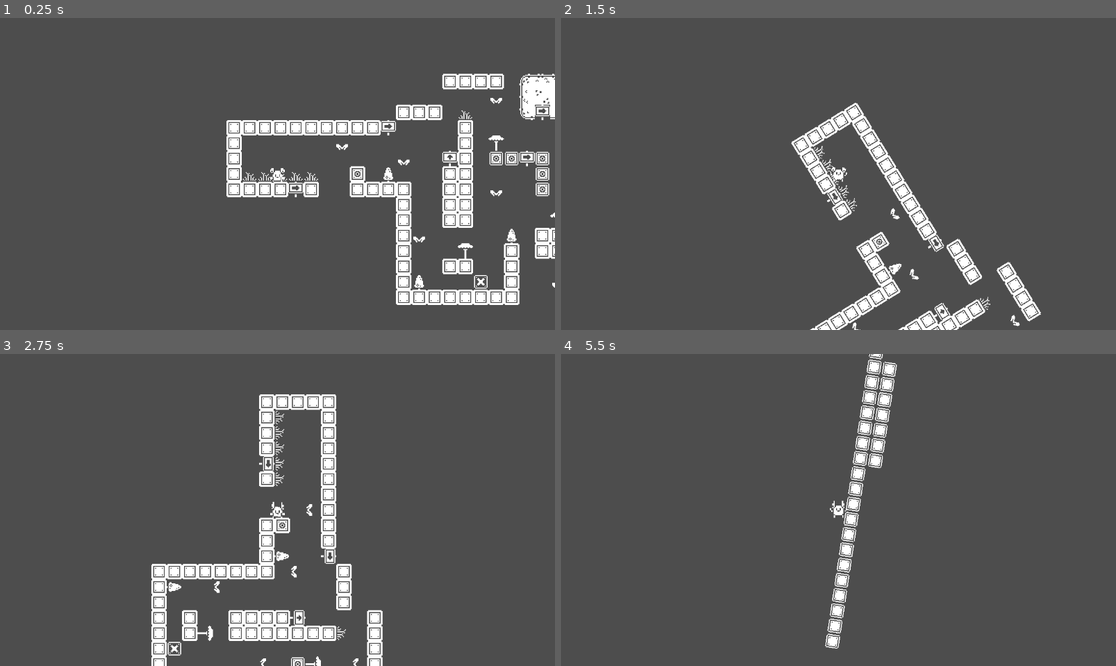
Above: before the commit, frames 1-4 (two rows, left to right).
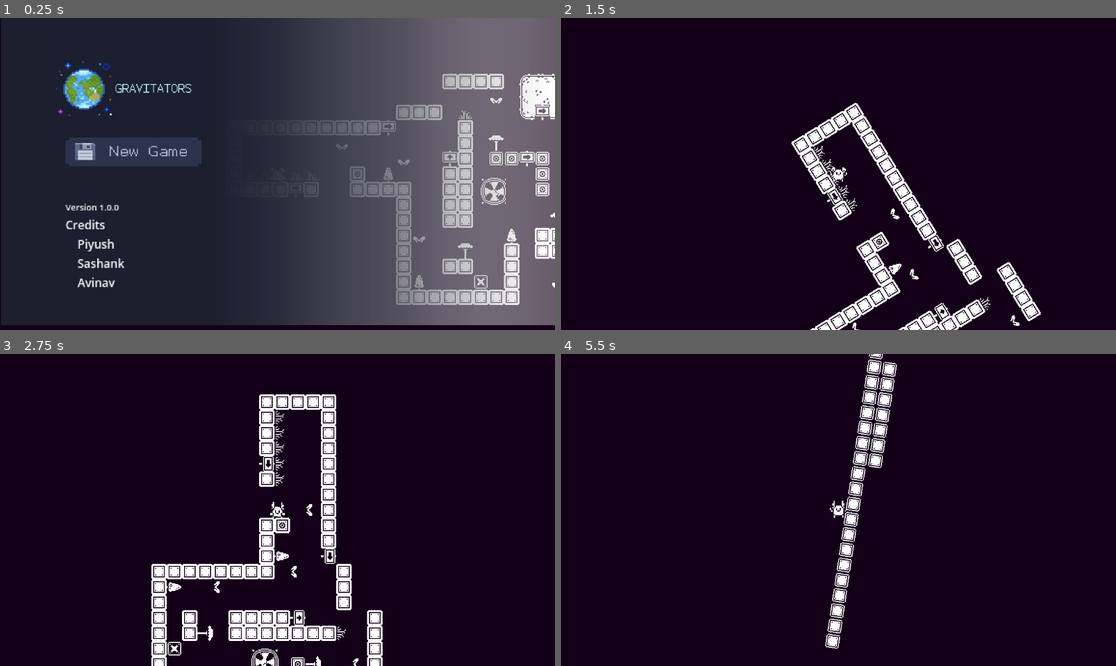
Above: after the commit, the same moments.

Repository: thehaudedai/gravitators
Game: Godot game, scene res://scenes/game.tscn
Two runs of this game, one before a commit and one after it. Both use one fixed random seed, a clock stepped at 60 frames per second and the inputs below.
Inputs (mouse positions are in pixels of both pictures, inside the frame that each line leads up to):
- Up to frame 1 (0.25 s): no input
- Up to frame 2 (1.5 s): click (694, 152) at 0.52 s; hold Right (gravity_right) from 1.28 s (still down)
- Up to frame 3 (2.75 s): keep holding Right (gravity_right); tap W (ui_up) at 1.52, 2.27 s
- Up to frame 4 (5.5 s): release Right (gravity_right) at 2.78 s; hold Left (gravity_left) 2.78-3.53 s; hold Right (gravity_right) 3.53-5.03 s; tap W (ui_up) at 3.77, 4.52, 5.27 s; hold Left (gravity_left) from 5.03 s (still down)

The runs differ from the first frame. In frame 1, 79% of the frame differs, in the area x 0-100%, y 0-100%; in frame 2, 96%; in frame 3, 94%; in frame 4, 98%.

Commit message:
first commit

Diff:
--- a/project.godot
+++ b/project.godot
@@ -13,6 +13,7 @@
 config/name="Gravitator"
 run/main_scene="uid://dj4h63jni4338"
 config/features=PackedStringArray("4.5", "GL Compatibility")
+boot_splash/image="uid://cua0p0sb8x8qs"
 config/icon="res://icon.svg"
 run/canvas_textures/default_texture_filter=0
 
--- /dev/null
+++ b/scenes/area_2d.gd
@@ -0,0 +1,17 @@
+extends Area2D
+
+@onready var label: Label = $Label
+
+# Called when the node enters the scene tree for the first time.
+func _ready() -> void:
+	pass # Replace with function body.
+
+
+# Called every frame. 'delta' is the elapsed time since the previous frame.
+func _process(delta: float) -> void:
+	pass
+
+
+func _on_body_entered(body: Node2D) -> void:
+	if body.has_method("teleport"):
+		label.visible = true
--- a/scenes/game.tscn
+++ b/scenes/game.tscn
@@ -1,9 +1,15 @@
-[gd_scene load_steps=7 format=4 uid="uid://dj4h63jni4338"]
+[gd_scene load_steps=16 format=4 uid="uid://dj4h63jni4338"]
 
 [ext_resource type="Script" uid="uid://xb4l32frqyop" path="res://script/world.gd" id="1_lbhrr"]
 [ext_resource type="Texture2D" uid="uid://cvbvcydxh0buo" path="res://assets/tilemap/Uncut_Tilemap.png" id="1_yqjtg"]
 [ext_resource type="PackedScene" uid="uid://bvt0mh6vmd8fc" path="res://scenes/tekeport.tscn" id="3_lnu2h"]
 [ext_resource type="PackedScene" uid="uid://cglc13l5a41cx" path="res://scenes/character.tscn" id="4_lbhrr"]
+[ext_resource type="PackedScene" uid="uid://bqs4l1kpueu4b" path="res://scenes/teleport_receiver.tscn" id="5_iywne"]
+[ext_resource type="Script" uid="uid://cm1i3ovs68rub" path="res://scenes/main_menu.gd" id="7_0tnpc"]
+[ext_resource type="AudioStream" uid="uid://cotsjhsmsp5kb" path="res://assets/music/music-1.mp3" id="7_u5sy4"]
+[ext_resource type="Texture2D" uid="uid://cnj3qxi36kwg5" path="res://assets/sprite/new-game.png" id="8_gee14"]
+[ext_resource type="Texture2D" uid="uid://cua0p0sb8x8qs" path="res://assets/sprite/menu-screen.png" id="8_vtaks"]
+[ext_resource type="Script" uid="uid://b7xk7hc7m8y34" path="res://scenes/area_2d.gd" id="10_vtaks"]
 
 [sub_resource type="TileSetAtlasSource" id="TileSetAtlasSource_lbhrr"]
 texture = ExtResource("1_yqjtg")
@@ -433,18 +439,33 @@
 physics_layer_0/collision_layer = 1
 sources/0 = SubResource("TileSetAtlasSource_lbhrr")
 
+[sub_resource type="Gradient" id="Gradient_vtaks"]
+offsets = PackedFloat32Array(0, 0.37984496, 0.49612403, 0.73255813, 1)
+colors = PackedColorArray(0.11372549, 0.12156863, 0.18431373, 1, 0.11372549, 0.12156863, 0.18431373, 1, 0.16911763, 0.17647058, 0.2352941, 0.9602941, 0.40453428, 0.4098039, 0.45196074, 0.79154414, 1, 1, 1, 0.3647059)
+
+[sub_resource type="GradientTexture1D" id="GradientTexture1D_kvpfn"]
+gradient = SubResource("Gradient_vtaks")
+
+[sub_resource type="RectangleShape2D" id="RectangleShape2D_kvpfn"]
+size = Vector2(103.75, 132)
+
 [node name="Node2D" type="Node2D"]
 script = ExtResource("1_lbhrr")
 metadata/_edit_vertical_guides_ = [778.0]
 metadata/_edit_horizontal_guides_ = [-87.0]
 
+[node name="ColorRect" type="ColorRect" parent="."]
+offset_left = -6329.0
+offset_top = -4941.0
+offset_right = 7833.0
+offset_bottom = 5239.0
+color = Color(0.07450981, 0, 0.09411765, 1)
+
 [node name="UNCUT" type="TileMapLayer" parent="."]
 position = Vector2(1, -5)
 tile_map_data = PackedByteArray("AAD7/wIAAAAJAAAAAAD8/wIAAAAJAAAAAAD9/wIAAAAJAAAAAAD+/wIAAAANAAMAAAD//wIAAAAJAAAAAAACAA …(39696 unchanged characters)…
 tile_set = SubResource("TileSet_iywne")
 
-[node name="CUT" type="TileMapLayer" parent="."]
-
 [node name="tekeport" parent="." instance=ExtResource("3_lnu2h")]
 position = Vector2(907, -70)
 
@@ -454,4 +475,154 @@
 [node name="CharacterBody2D2" parent="." instance=ExtResource("4_lbhrr")]
 position = Vector2(-42, 12)
 
+[node name="Teleporters" type="Node2D" parent="."]
+
+[node name="tekeport" parent="Teleporters" instance=ExtResource("3_lnu2h")]
+position = Vector2(183, 38)
+
+[node name="TeleportReceiver" parent="Teleporters/tekeport" instance=ExtResource("5_iywne")]
+position = Vector2(225, -97)
+
+[node name="tekeport2" parent="Teleporters" instance=ExtResource("3_lnu2h")]
+position = Vector2(363, 251)
+
+[node name="TeleportReceiver" parent="Teleporters/tekeport2" instance=ExtResource("5_iywne")]
+position = Vector2(185, -332)
+
+[node name="tekeport3" parent="Teleporters" instance=ExtResource("3_lnu2h")]
+position = Vector2(882, 6)
+
+[node name="TeleportReceiver2" parent="Teleporters/tekeport3" instance=ExtResource("5_iywne")]
+position = Vector2(193, -219)
+
+[node name="tekeport4" parent="Teleporters" instance=ExtResource("3_lnu2h")]
+position = Vector2(1350, -437)
+
+[node name="TeleportReceiver" parent="Teleporters/tekeport4" instance=ExtResource("5_iywne")]
+position = Vector2(-232, -120)
+
+[node name="tekeport5" parent="Teleporters" instance=ExtResource("3_lnu2h")]
+position = Vector2(841, -837)
+
+[node name="TeleportReceiver" parent="Teleporters/tekeport5" instance=ExtResource("5_iywne")]
+position = Vector2(296, 551)
+
+[node name="tekeport6" parent="Teleporters" instance=ExtResource("3_lnu2h")]
+position = Vector2(1123, -513)
+
+[node name="TeleportReceiver" parent="Teleporters/tekeport6" instance=ExtResource("5_iywne")]
+position = Vector2(291, -392)
+
+[node name="tekeport7" parent="Teleporters" instance=ExtResource("3_lnu2h")]
+position = Vector2(1769, -1279)
+
+[node name="TeleportReceiver2" parent="Teleporters/tekeport7" instance=ExtResource("5_iywne")]
+position = Vector2(279, 282)
+
+[node name="tekeport8" parent="Teleporters" instance=ExtResource("3_lnu2h")]
+position = Vector2(1432, -1331)
+
+[node name="TeleportReceiver" parent="Teleporters/tekeport8" instance=ExtResource("5_iywne")]
+position = Vector2(62, 385)
+
+[node name="tekeport9" parent="Teleporters" instance=ExtResource("3_lnu2h")]
+position = Vector2(2129, -1112)
+
+[node name="TeleportReceiver2" parent="Teleporters/tekeport9" instance=ExtResource("5_iywne")]
+position = Vector2(-414, -158)
+
+[node name="AudioStreamPlayer" type="AudioStreamPlayer" parent="."]
+stream = ExtResource("7_u5sy4")
+autoplay = true
+
+[node name="Mainmenu" type="MarginContainer" parent="."]
+offset_left = -329.0
+offset_top = -152.0
+offset_right = 246.0
+offset_bottom = 178.0
+scale = Vector2(1, 0.9940761)
+script = ExtResource("7_0tnpc")
+
+[node name="TextureRect" type="TextureRect" parent="Mainmenu"]
+layout_mode = 2
+texture = SubResource("GradientTexture1D_kvpfn")
+
+[node name="HBoxContainer" type="HBoxContainer" parent="Mainmenu"]
+layout_mode = 2
+size_flags_horizontal = 0
+size_flags_stretch_ratio = 6.52
+
+[node name="MarginContainer" type="MarginContainer" parent="Mainmenu/HBoxContainer"]
+layout_mode = 2
+theme_override_constants/margin_left = 50
+theme_override_constants/margin_right = 51
+
+[node name="VBoxContainer" type="VBoxContainer" parent="Mainmenu/HBoxContainer/MarginContainer"]
+layout_mode = 2
+alignment = 1
+
+[node name="Logo" type="TextureRect" parent="Mainmenu/HBoxContainer/MarginContainer/VBoxContainer"]
+clip_contents = true
+custom_minimum_size = Vector2(158, 94)
+layout_mode = 2
+texture = ExtResource("8_vtaks")
+expand_mode = 1
+
+[node name="MarginContainer" type="MarginContainer" parent="Mainmenu/HBoxContainer/MarginContainer/VBoxContainer"]
+layout_mode = 2
+theme_override_constants/margin_left = 17
+
+[node name="VBoxContainer" type="VBoxContainer" parent="Mainmenu/HBoxContainer/MarginContainer/VBoxContainer/MarginContainer"]
+layout_mode = 2
+
+[node name="New Game" type="TextureButton" parent="Mainmenu/HBoxContainer/MarginContainer/VBoxContainer/MarginContainer/VBoxContainer"]
+texture_filter = 1
+custom_minimum_size = Vector2(11, 30)
+layout_mode = 2
+texture_normal = ExtResource("8_gee14")
+ignore_texture_size = true
+stretch_mode = 0
+
+[node name="Version" type="Label" parent="Mainmenu/HBoxContainer/MarginContainer/VBoxContainer/MarginContainer/VBoxContainer"]
+layout_mode = 2
+theme_override_font_sizes/font_size = 9
+text = "
+
+Version 1.0.0"
+
+[node name="Credits" type="Label" parent="Mainmenu/HBoxContainer/MarginContainer/VBoxContainer/MarginContainer/VBoxContainer"]
+texture_filter = 1
+texture_repeat = 2
+layout_mode = 2
+theme_override_font_sizes/font_size = 12
+text = "Credits
+    Piyush
+    Sashank
+    Avinav"
+
+[node name="Panorama" type="TextureRect" parent="Mainmenu/HBoxContainer"]
+layout_mode = 2
+
+[node name="Area2D" type="Area2D" parent="."]
+script = ExtResource("10_vtaks")
+
+[node name="CollisionShape2D" type="CollisionShape2D" parent="Area2D"]
+visible = false
+position = Vector2(2320.125, -1314)
+shape = SubResource("RectangleShape2D_kvpfn")
+disabled = true
+
+[node name="Label" type="Label" parent="Area2D"]
+visible = false
+offset_left = 2248.0
+offset_top = -1382.0
+offset_right = 2442.0
+offset_bottom = -1239.0
+theme_override_colors/font_color = Color(1, 0.023774136, 0.3390503, 1)
+text = "Congrats  On
+Completing"
+
+[connection signal="pressed" from="Mainmenu/HBoxContainer/MarginContainer/VBoxContainer/MarginContainer/VBoxContainer/New Game" to="Mainmenu" method="_on_new_game_pressed"]
+[connection signal="body_entered" from="Area2D" to="Area2D" method="_on_body_entered"]
+
 [editable path="tekeport"]
--- /dev/null
+++ b/scenes/main_menu.gd
@@ -0,0 +1,10 @@
+extends MarginContainer
+
+@onready var new_game: TextureButton = $"HBoxContainer/MarginContainer/VBoxContainer/MarginContainer/VBoxContainer/New Game"
+
+func _on_new_game_pressed() -> void:
+	var tween := create_tween()
+	# Animate the alpha (opacity) from current value to 0 over 0.5 seconds
+	tween.tween_property(self, "modulate:a", 0.0, 0.5)
+	# After fade-out completes, hide the container
+	tween.tween_callback(func(): visible = false)
--- /dev/null
+++ b/scenes/main_menu.tscn
@@ -0,0 +1,79 @@
+[gd_scene load_steps=6 format=3 uid="uid://bt2tp0h4a370d"]
+
+[ext_resource type="Script" uid="uid://cm1i3ovs68rub" path="res://scenes/main_menu.gd" id="1_bqqt6"]
+[ext_resource type="Texture2D" uid="uid://cua0p0sb8x8qs" path="res://assets/sprite/menu-screen.png" id="2_wu84c"]
+[ext_resource type="Texture2D" uid="uid://cnj3qxi36kwg5" path="res://assets/sprite/new-game.png" id="3_8ln24"]
+
+[sub_resource type="Gradient" id="Gradient_bqqt6"]
+offsets = PackedFloat32Array(0, 0.37984496, 0.49612403, 0.73255813, 1)
+colors = PackedColorArray(0.11372549, 0.12156863, 0.18431373, 1, 0.11372549, 0.12156863, 0.18431373, 1, 0.16911763, 0.17647058, 0.2352941, 0.9602941, 0.40453428, 0.4098039, 0.45196074, 0.79154414, 1, 1, 1, 0.3647059)
+
+[sub_resource type="GradientTexture1D" id="GradientTexture1D_kvpfn"]
+gradient = SubResource("Gradient_bqqt6")
+
+[node name="MainMenu" type="MarginContainer"]
+offset_left = -330.0
+offset_top = -150.0
+offset_right = 245.0
+offset_bottom = 173.0
+scale = Vector2(1.0036584, 1)
+script = ExtResource("1_bqqt6")
+
+[node name="TextureRect" type="TextureRect" parent="."]
+layout_mode = 2
+texture = SubResource("GradientTexture1D_kvpfn")
+
+[node name="HBoxContainer" type="HBoxContainer" parent="."]
+layout_mode = 2
+size_flags_horizontal = 0
+size_flags_stretch_ratio = 6.52
+
+[node name="MarginContainer" type="MarginContainer" parent="HBoxContainer"]
+layout_mode = 2
+theme_override_constants/margin_left = 50
+theme_override_constants/margin_right = 51
+
+[node name="VBoxContainer" type="VBoxContainer" parent="HBoxContainer/MarginContainer"]
+layout_mode = 2
+alignment = 1
+
+[node name="Logo" type="TextureRect" parent="HBoxContainer/MarginContainer/VBoxContainer"]
+clip_contents = true
+custom_minimum_size = Vector2(158, 94)
+layout_mode = 2
+texture = ExtResource("2_wu84c")
+expand_mode = 1
+
+[node name="MarginContainer" type="MarginContainer" parent="HBoxContainer/MarginContainer/VBoxContainer"]
+layout_mode = 2
+theme_override_constants/margin_left = 17
+
+[node name="VBoxContainer" type="VBoxContainer" parent="HBoxContainer/MarginContainer/VBoxContainer/MarginContainer"]
+layout_mode = 2
+
+[node name="New Game" type="TextureButton" parent="HBoxContainer/MarginContainer/VBoxContainer/MarginContainer/VBoxContainer"]
+custom_minimum_size = Vector2(11, 30)
+layout_mode = 2
+texture_normal = ExtResource("3_8ln24")
+ignore_texture_size = true
+stretch_mode = 0
+
+[node name="Version" type="Label" parent="HBoxContainer/MarginContainer/VBoxContainer/MarginContainer/VBoxContainer"]
+layout_mode = 2
+theme_override_font_sizes/font_size = 9
+text = "
+
+Version 1.0.0"
+
+[node name="Credits" type="Label" parent="HBoxContainer/MarginContainer/VBoxContainer/MarginContainer/VBoxContainer"]
+layout_mode = 2
+theme_override_font_sizes/font_size = 8
+text = "Credits
+    Piyush
+    ....
+    ...."
+
+[node name="Panorama" type="TextureRect" parent="HBoxContainer"]
+layout_mode = 2
+
+[connection signal="pressed" from="HBoxContainer/MarginContainer/VBoxContainer/MarginContainer/VBoxContainer/New Game" to="." method="_on_new_game_pressed"]
--- a/script/character.gd
+++ b/script/character.gd
@@ -17,3 +17,7 @@
 
 	# Keep player upright
 	rotation = -get_parent().rotation
+
+
+func teleport():
+	pass
Not shown, added: assets/music/music-1.mp3.import
Not shown, added: assets/music/music-2.mp3.import
Binary file added: assets/sprite/menu-screen.png
Not shown, added: assets/sprite/menu-screen.png.import
Binary file added: assets/sprite/new-game.png
Not shown, added: assets/sprite/new-game.png.import
Not shown, added: export_presets.cfg
Not shown, added: scenes/area_2d.gd.uid
Not shown, added: scenes/main_menu.gd.uid
Not shown, added: assets/music/music-1.mp3
Not shown, added: assets/music/music-2.mp3
